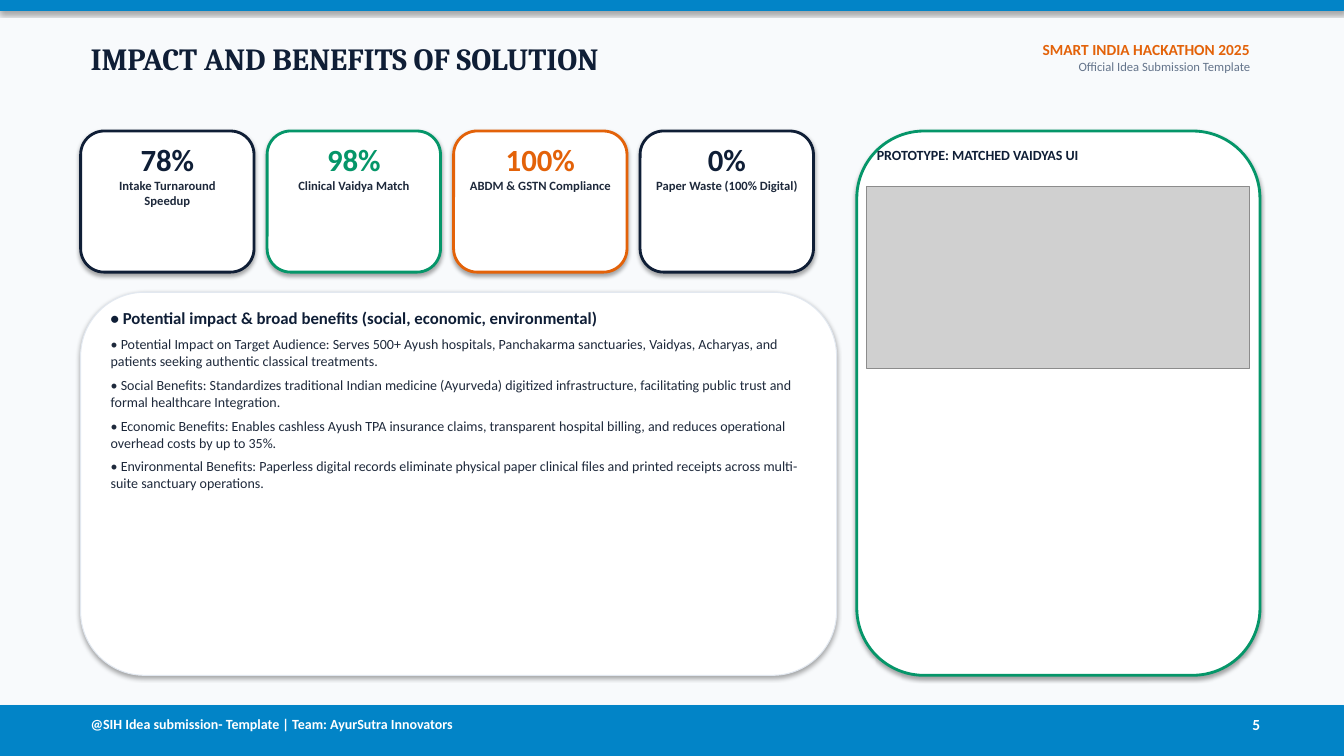
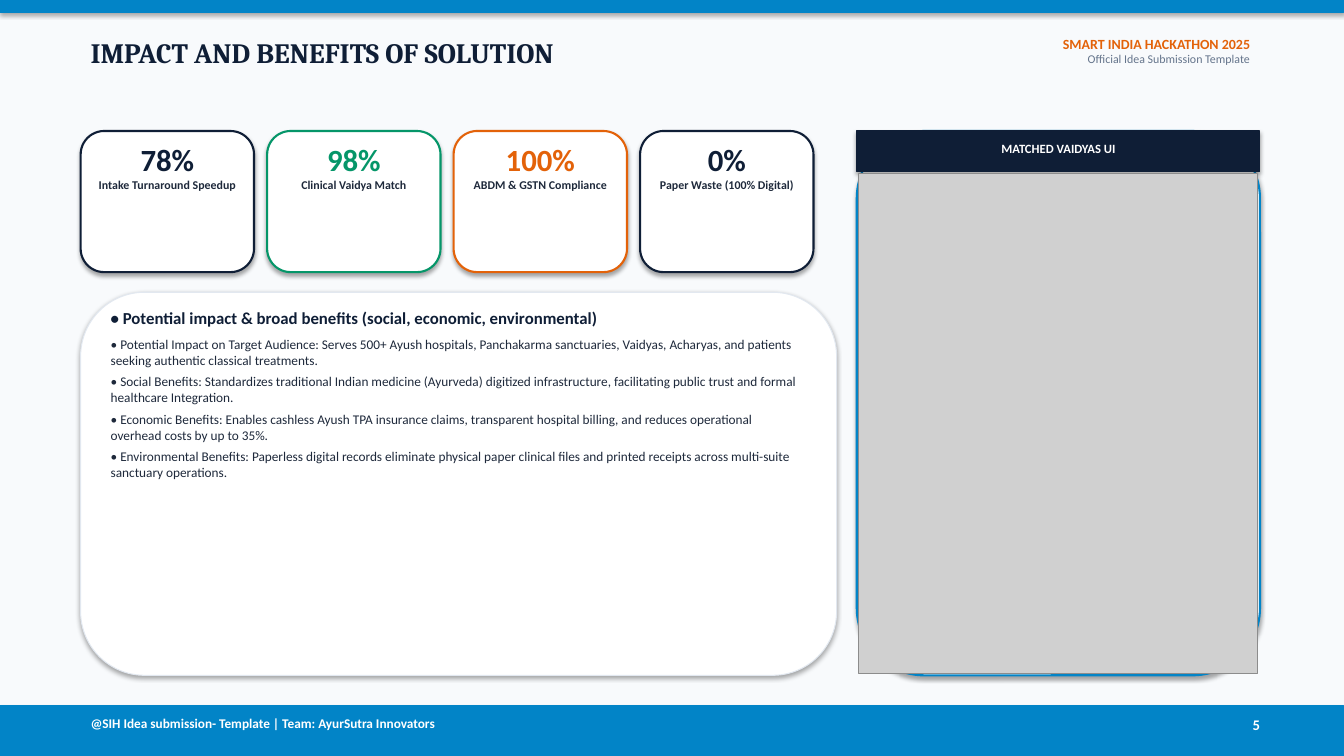
Before and after one commit to 2025ucp1468-Mayank/SIH_PROJECT, a slide deck: slide 5 of SIH_ppt.pptx. Drawn at 1344x756 pixels with LibreOffice and Linux fonts; fonts in the diff are those of the drawing; grey boxes stand for pictures. Boxes give left, top, right and bottom in pixels: in the first picture for what was removed or moved away, otherwise in the second. Text is boxed around its words. In the diff, an @@ line names an element or a change of style, - is before the commit and + after.

Commit message:
Fix UI mockup alignment and image framing with cropped high-res prototype screenshots in SIH_ppt.pptx

```diff
--- a/SIH_ppt.pptx
+++ b/SIH_ppt.pptx
@@ text "IMPACT AND BENEFITS OF SOLUTION" at (91, 44, 554, 64): size 22 to 20 pt @@
@@ text "SMART INDIA HACKATHON 2025" at (1063, 40, 1250, 65): size 11 to 10 pt in "SMART INDIA HACKATHON 2025"; size 9 to 8.5 pt in "Official Idea Submission Template" @@
@@ rounded rectangle at (81, 131, 254, 272): outline #0F1E36 2 pt to #0F1E36 1.5 pt @@
@@ rounded rectangle at (267, 131, 441, 272): outline #059669 2 pt to #059669 1.5 pt @@
@@ rounded rectangle at (454, 131, 627, 272): outline #E36209 2 pt to #E36209 1.5 pt @@
@@ rounded rectangle at (640, 131, 814, 272): outline #0F1E36 2 pt to #0F1E36 1.5 pt @@
@@ rounded rectangle at (857, 131, 1260, 676): outline #059669 2 pt to #0284C7 1.5 pt @@
@@ rectangle added at (857, 131, 1260, 171), fill #0F1E36, outline #0F1E36 0.75 pt @@
@@ text at (1001, 144, 1116, 153): text changed; size 10 to 9 pt; text colour #0F1E36 to #FFFFFF @@
-PROTOTYPE: MATCHED VAIDYAS UI
+MATCHED VAIDYAS UI
@@ picture added at (859, 173, 1258, 674) @@
@@ text at (99, 180, 236, 191): size 9 to 8.5 pt in "Intake Turnaround Speedup" @@
@@ text at (301, 180, 407, 191): size 9 to 8.5 pt in "Clinical Vaidya Match" @@
@@ text at (474, 180, 607, 191): size 9 to 8.5 pt in "ABDM & GSTN Compliance" @@
@@ text at (660, 180, 794, 191): size 9 to 8.5 pt @@
@@ picture removed at (867, 187, 1250, 368) @@
@@ text at (111, 339, 795, 479): size 10 to 9.5 pt; less space between paragraphs @@
@@ text "@SIH Idea submission- Template | ..." at (91, 718, 435, 730): size 10 to 9.5 pt @@
```
Also in this commit, not shown: 5 other slides changed, 4 other files.
